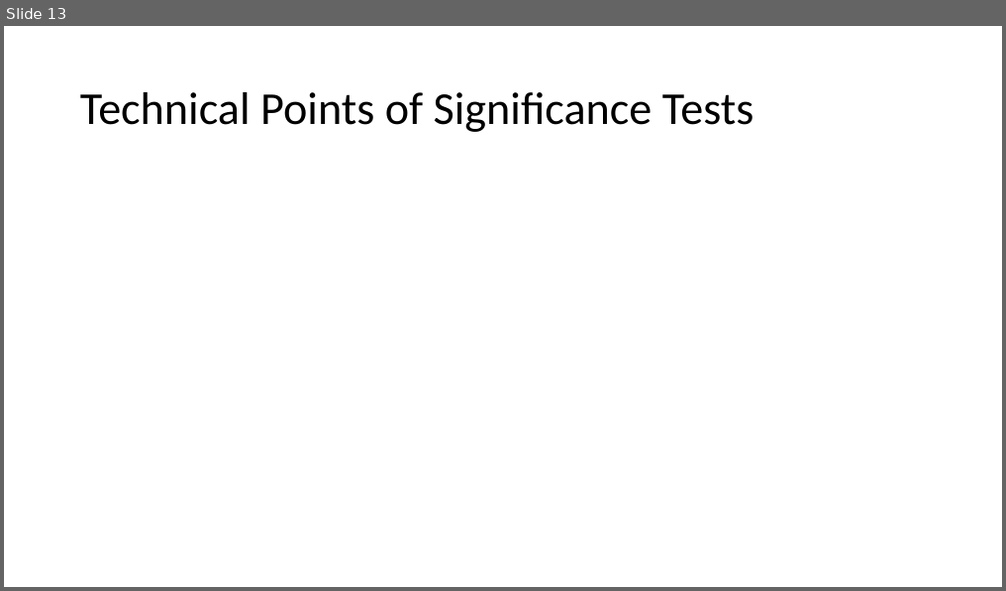
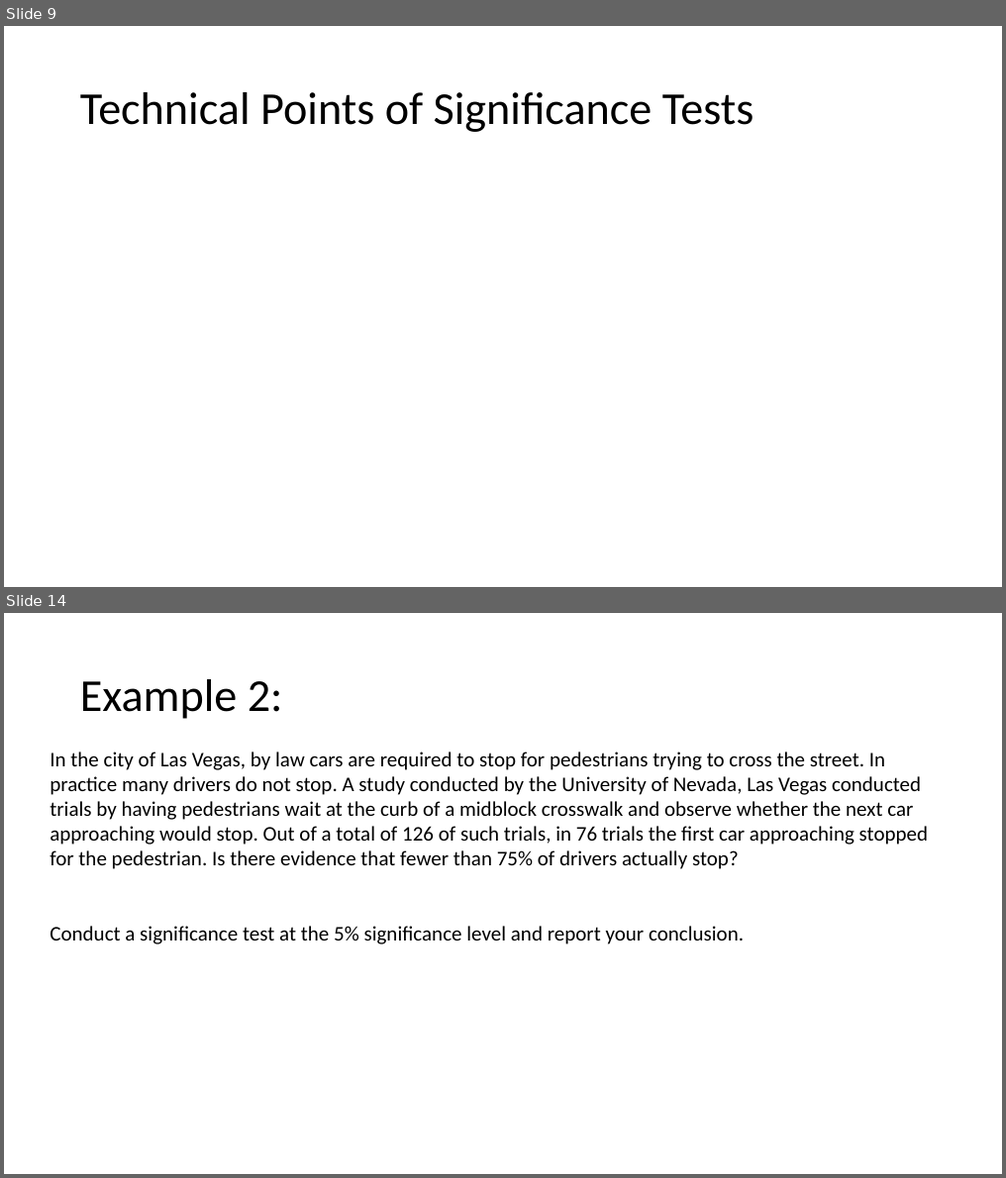
Before and after one commit to Jarred6068/Kvamme_UI_STAT251, a slide deck: docs/lecture_slides/Week 12/Week12_Lecture22_Slides_3_27_2024.pptx. Shown one above the other, each under a label of ours: slide 13 before the commit, slides 9 and 14 after it; the slides between them are not shown. The pictures are 1006x591 and 1006x1178 pixels, drawn with LibreOffice and Linux fonts; fonts in the diff are those of the drawing; grey boxes stand for pictures. Boxes give left, top, right and bottom in pixels: in the first picture for what was removed or moved away, otherwise in the second. Text is boxed around its words. In the diff, an @@ line names an element or a change of style, - is before the commit and + after.

```diff
--- a/docs/lecture_slides/Week 12/Week12_Lecture22_Slides_3_27_2024.pptx
+++ b/docs/lecture_slides/Week 12/Week12_Lecture22_Slides_3_27_2024.pptx
@@ slide 14 added at box(4, 613, 1002, 1174), background #FFFFFF @@
@@ title added at box(80, 679, 283, 719), 44 pt, text #000000 @@
+Example 2:
@@ text added at box(50, 752, 929, 945), 20 pt, text #000000 @@
+In the city of Las Vegas, by law cars are required to stop for pedestrians trying to cross the street. In practice many drivers do not stop. A study conducted by the University of Nevada, Las Vegas conducted trials by having pedestrians wait at the curb of a midblock crosswalk and observe whether the next car approaching would stop. Out of a total of 126 of such trials, in 76 trials the first car approaching stopped for the pedestrian. Is there evidence that fewer than 75% of drivers actually stop?
+Conduct a significance test at the 5% significance level and report your conclusion.
@@ what was slide 13 is now slide 9 @@
```
Also in this commit, not shown: 6 slides changed, 4 other slides added, 2 slides removed, 6 other files.
